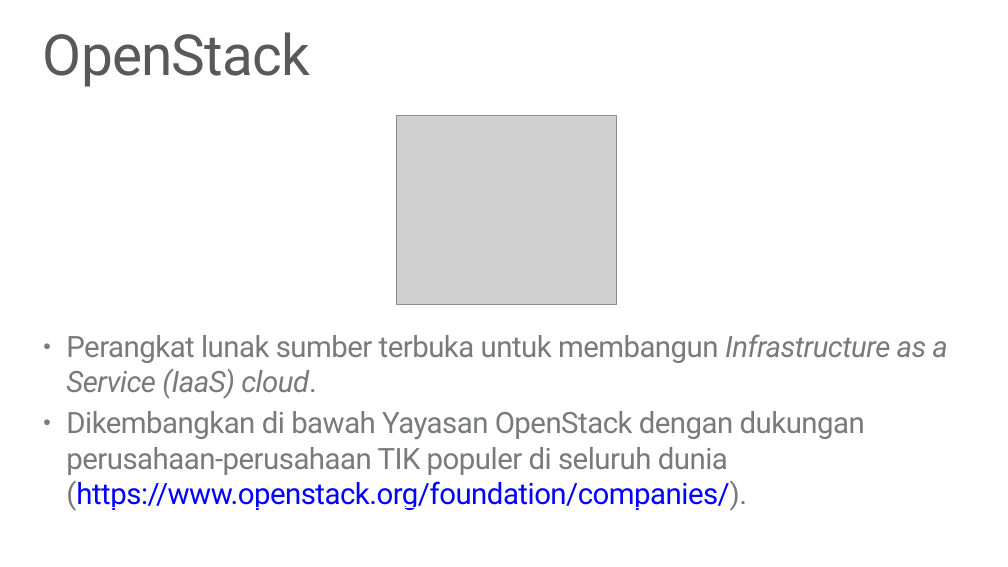
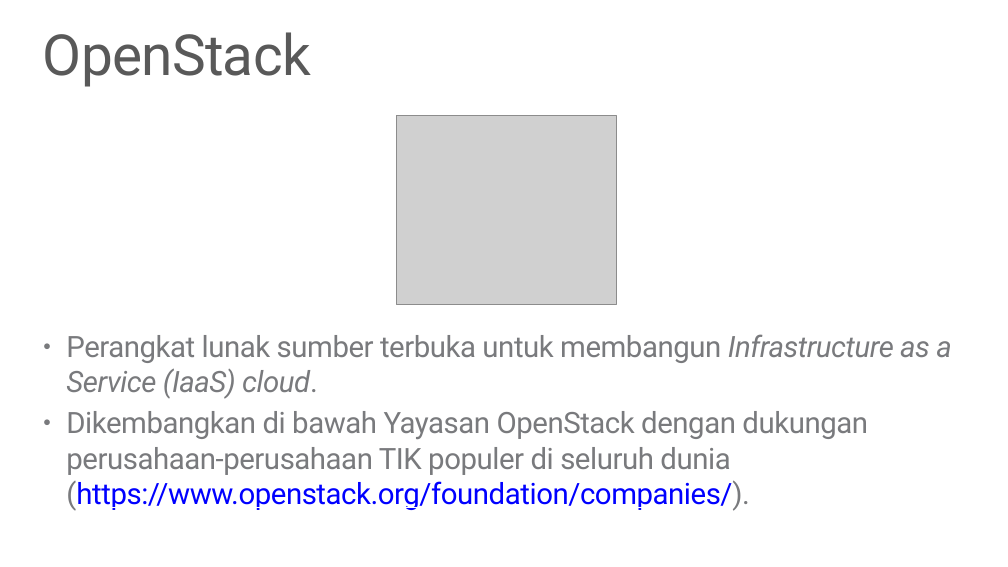
Before and after one commit to acciteam/IWBIS2017, a slide deck: slide 7 of acci-iwbis.pptx. Drawn at 1008x567 pixels with LibreOffice and Linux fonts; fonts in the diff are those of the drawing; grey boxes stand for pictures; background and template pictures are left out. Boxes give left, top, right and bottom in pixels: in the first picture for what was removed or moved away, otherwise in the second. Text is boxed around its words. In the diff, an @@ line names an element or a change of style, - is before the commit and + after.

Commit message:
Update insteraction of OpenStack services slide

```diff
--- a/acci-iwbis.pptx
+++ b/acci-iwbis.pptx
@@ text "Perangkat lunak sumber terbuka untuk ..." at (66,334,952,511): letter spacing -0.5 to -0.4 pt @@
```
Also in this commit, not shown: 36 other slides changed, 1 slide added.
